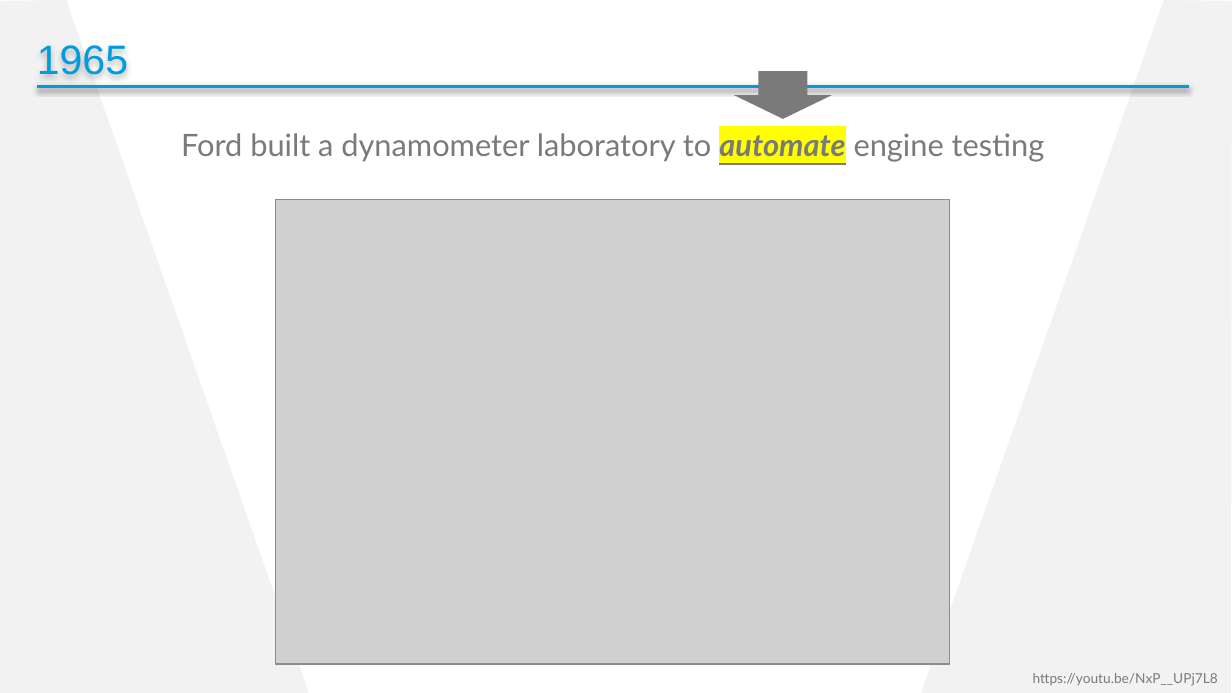
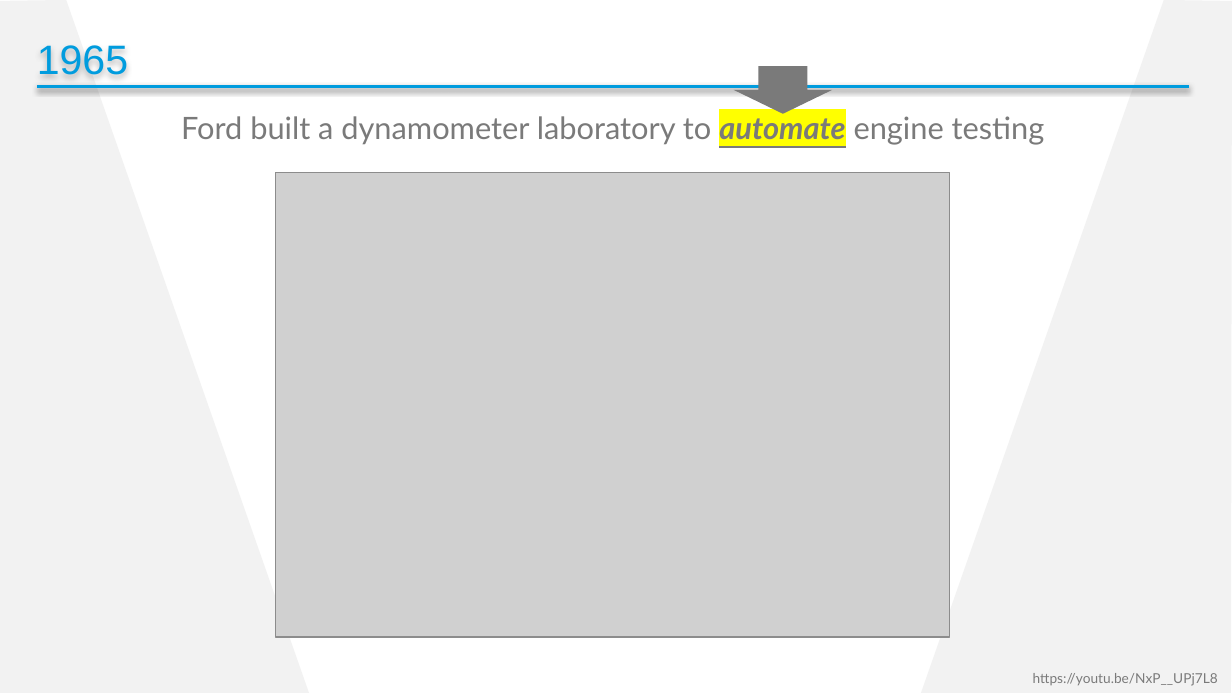
Before and after one commit to cdhunt/pssummit2017-mocking, a slide deck: slide 5 of Summit2017_Mocking.pptx. Drawn at 1232x693 pixels with LibreOffice and Linux fonts; fonts in the diff are those of the drawing; grey boxes stand for pictures; background and template pictures are left out. Boxes give left, top, right and bottom in pixels: in the first picture for what was removed or moved away, otherwise in the second. Text is boxed around its words. In the diff, an @@ line names an element or a change of style, - is before the commit and + after.

```diff
--- a/Summit2017_Mocking.pptx
+++ b/Summit2017_Mocking.pptx
@@ down arrow: place and size @@
-down arrow at (734,71,833,120)
+down arrow at (734,67,833,115)
@@ text "Ford built a dynamometer laboratory ..." rewrapped from (181,133,1045,162) to (181,112,1045,145) @@
@@ picture: place and size @@
-picture at (276,200,950,664)
+picture at (276,172,950,637)
```
Also in this commit, not shown: 4 other slides changed.
